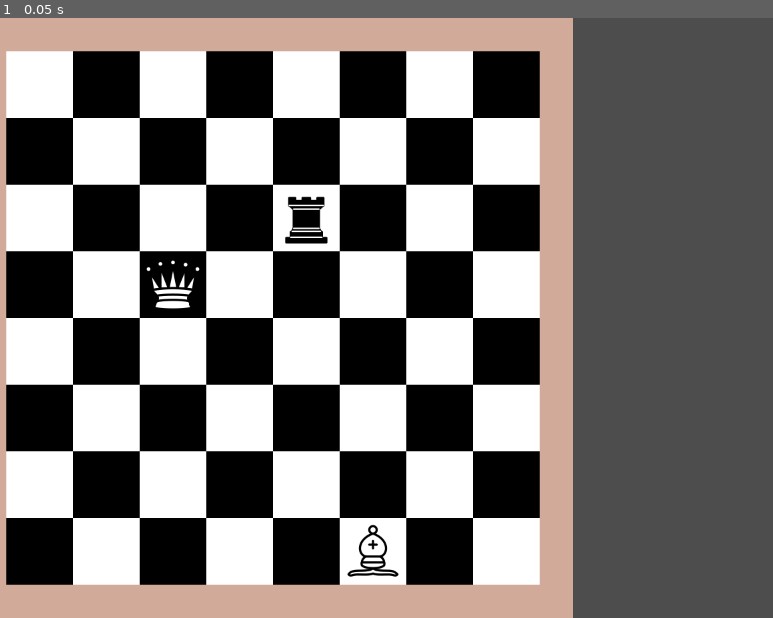
Above: before the commit, frame 1.
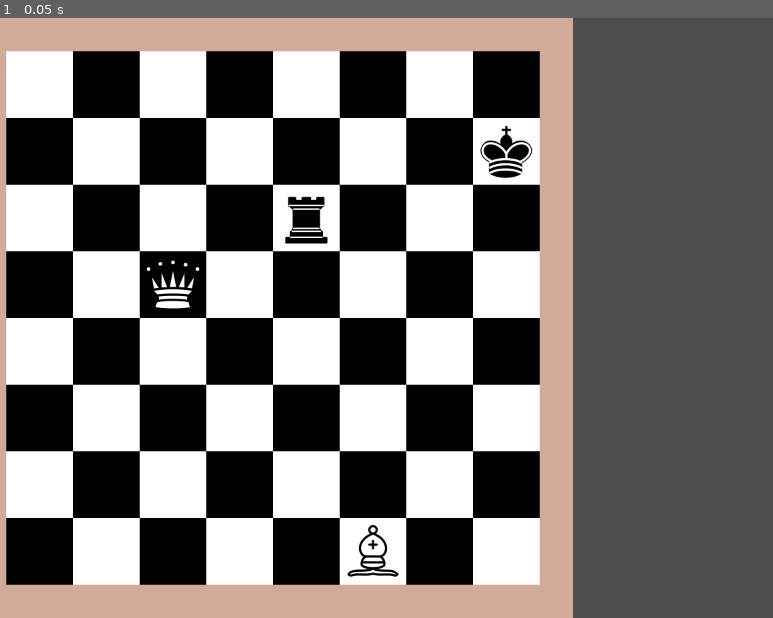
Above: after the commit, the same moment.

Repository: Hunter-1/Godot-Chess
Game: Godot game, scene res://game.tscn
Two runs of this game, one before a commit and one after it. Both use one fixed random seed, a clock stepped at 60 frames per second and the inputs below.
Inputs:
- Up to frame 1 (0.05 s): no input

The runs differ from the first frame. In frame 1, 0.3% of the frame differs, in the area x 62-69%, y 17-27%.

Commit message:
Improved Basic Movement
Improved the movement for king, queen, rook, and bishop, pieces are also stopped by other piece

Diff:
--- a/board.gd
+++ b/board.gd
@@ -24,6 +24,7 @@
 	add_piece(create_piece(2,0),7,5)
 	add_piece(create_piece(4,1),2,5)
 	add_piece(create_piece(1,0),3,2)
+	add_piece(create_piece(0,1),1,7)
 	move_piece(2,5,2,4)
 
 
@@ -69,32 +70,59 @@
 func _check_movement_squares(boardPosition: Vector2i, type: int):
 	match type:
 		0: #King
-			pass
+			_spread_movement(boardPosition,type)
 		1: #Queen
-			_check_straight_squares(boardPosition)
-			_check_diagonal_squares(boardPosition)
+			_spread_movement(boardPosition,type)
 		2: #Bishop
-			_check_diagonal_squares(boardPosition)
+			_spread_movement(boardPosition,type)
 		3: #Knight
 			pass
 		4: #Rook
-			_check_straight_squares(boardPosition)
+			_spread_movement(boardPosition,type)
 		5: #Pawn
 			pass
 
-func _check_straight_squares(boardPosition: Vector2i):
-	for i in range(size):
-		var square = Squares[i][boardPosition.x]
-		if square.get_boardPosition() != boardPosition && square.get_piece() == null:
+#func _check_straight_squares(boardPosition: Vector2i):
+#	for i in range(size):
+#		var square = Squares[i][boardPosition.x]
+#		if square.get_boardPosition() != boardPosition && square.get_piece() == null:
+#			square.set_is_pickable(true)
+#		square = Squares[boardPosition.y][i]
+#		if square.get_boardPosition() != boardPosition && square.get_piece() == null:
+#			square.set_is_pickable(true)
+
+#func _check_diagonal_squares(boardPosition: Vector2i):
+#	for i in range(size):
+#		for j in range(size):
+#			var square = Squares[i][j]
+#			var difference = square.get_boardPosition() - boardPosition
+#			if abs(difference.x) == abs(difference.y) && square.get_boardPosition() != boardPosition && square.get_piece() == null:
+#				square.set_is_pickable(true)
+
+func _spread_movement(boardPosition: Vector2i, type):
+	var vectors = []
+	if type != 2:
+		vectors.append(Vector2i(1,0))
+		vectors.append(Vector2i(-1,0))
+		vectors.append(Vector2i(0,1))
+		vectors.append(Vector2i(0,-1))
+	if type != 4:
+		vectors.append(Vector2i(1,1))
+		vectors.append(Vector2i(-1,1))
+		vectors.append(Vector2i(1,-1))
+		vectors.append(Vector2i(-1,-1))
+	for i in range(0,vectors.size()):
+		var vector = vectors[i]
+		var tempPosition = boardPosition
+		tempPosition += vector
+		while (tempPosition.x <= 7 &&
+		tempPosition.x >= 0 &&
+		tempPosition.y <= 7 &&
+		tempPosition.y >= 0):
+			var square = Squares[tempPosition.y][tempPosition.x]
+			if square.get_piece() != null:
+				break
 			square.set_is_pickable(true)
-		square = Squares[boardPosition.y][i]
-		if square.get_boardPosition() != boardPosition && square.get_piece() == null:
-			square.set_is_pickable(true)
-
-func _check_diagonal_squares(boardPosition: Vector2i):
-	for i in range(size):
-		for j in range(size):
-			var square = Squares[i][j]
-			var difference = square.get_boardPosition() - boardPosition
-			if abs(difference.x) == abs(difference.y) && square.get_boardPosition() != boardPosition && square.get_piece() == null:
-				square.set_is_pickable(true)
+			if type == 0:
+				break
+			tempPosition += vector
